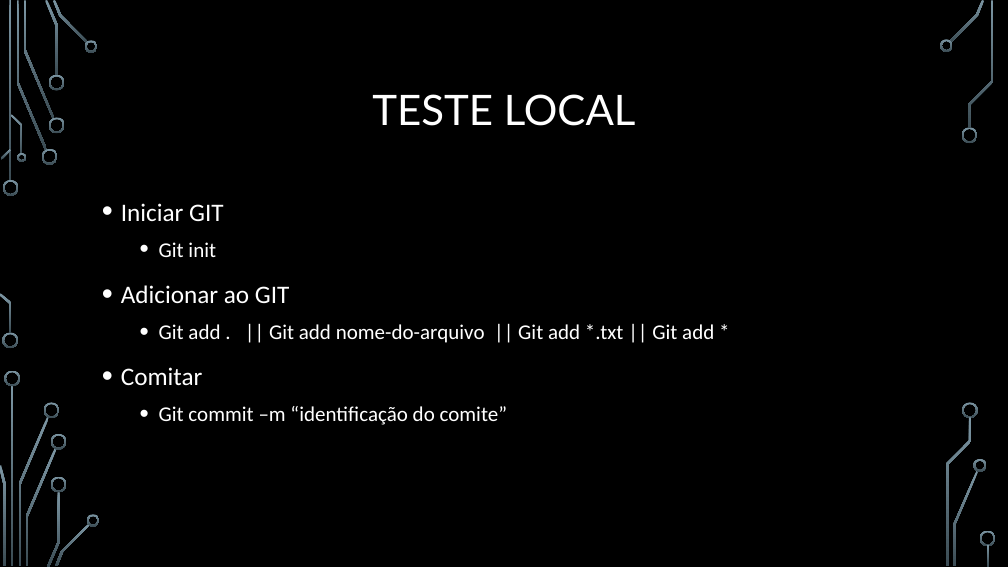
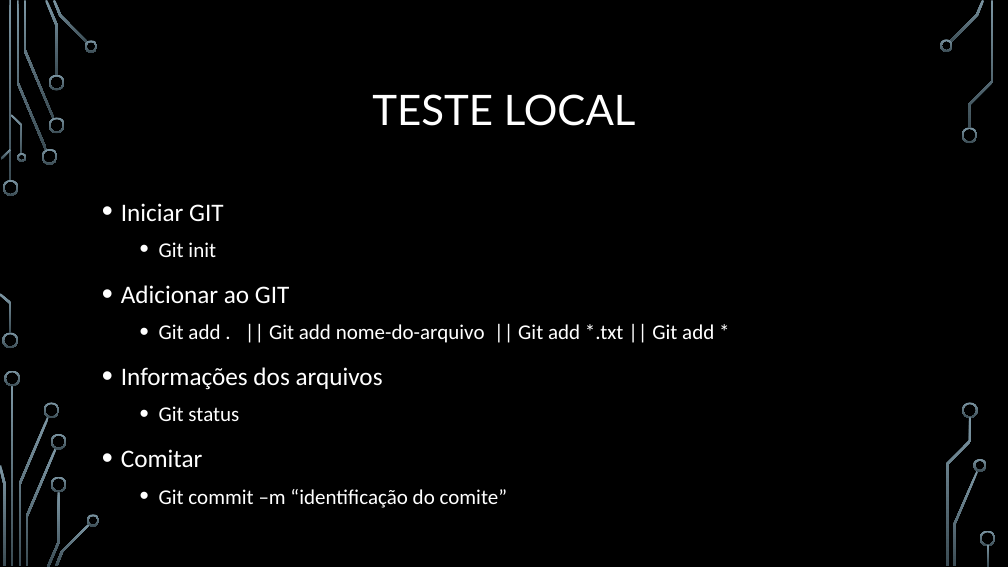
Before and after one commit to andresgois/tutorials, a slide deck: slide 9 of Tutorial_GIT.pptx. Drawn at 1008x567 pixels with LibreOffice and Linux fonts; fonts in the diff are those of the drawing; background and template pictures are left out. Boxes give left, top, right and bottom in pixels: in the first picture for what was removed or moved away, otherwise in the second. Text is boxed around its words. In the diff, an @@ line names an element or a change of style, - is before the commit and + after.

```diff
--- a/Tutorial_GIT.pptx
+++ b/Tutorial_GIT.pptx
@@ text at <box>121,367,383,421</box>: paragraphs added @@
+• Informações dos arquivos
+  • Git status
```
Also in this commit, not shown: 3 other slides changed, 1 slide added, 1 other file.
